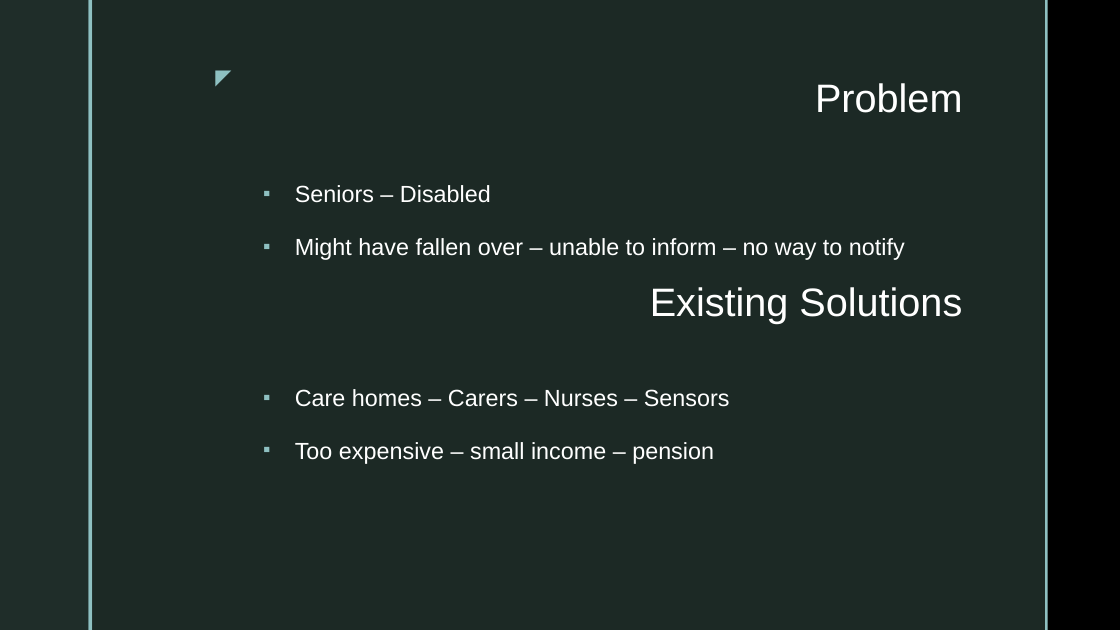
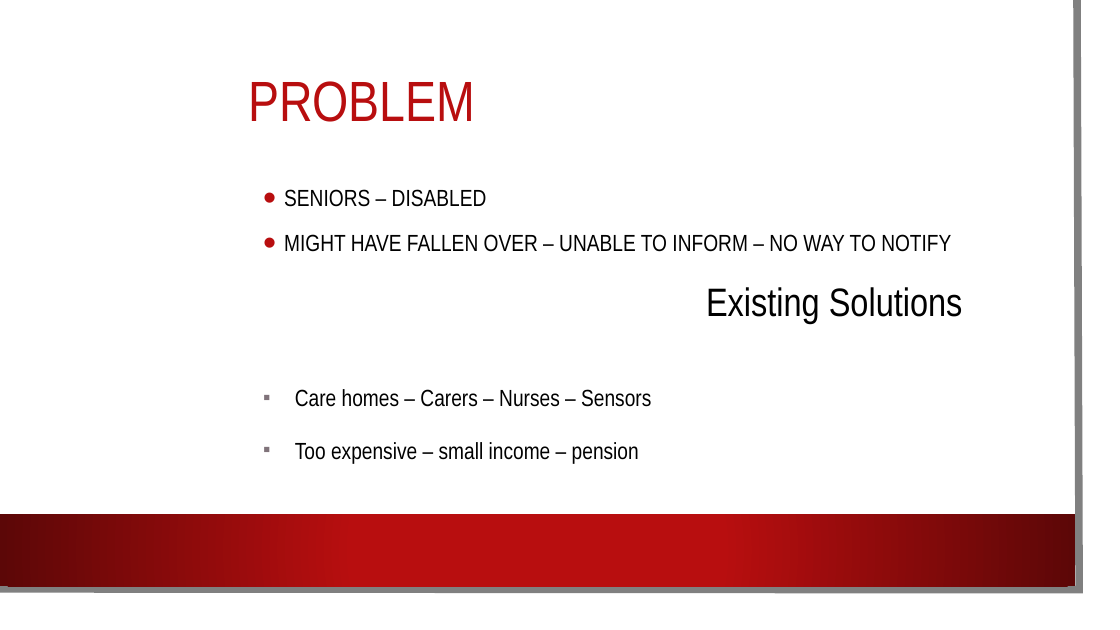
Before and after one commit to Shahzeb21/Dissertation, a slide deck: slide 2 of Research/Previous/EndOfTermPresentation.pptx. Drawn at 1120x630 pixels with LibreOffice and Linux fonts; fonts in the diff are those of the drawing; background and template pictures are left out. Boxes give left, top, right and bottom in pixels: in the first picture for what was removed or moved away, otherwise in the second. Text is boxed around its words. In the diff, an @@ line names an element or a change of style, - is before the commit and + after.

```diff
--- a/Research/Previous/EndOfTermPresentation.pptx
+++ b/Research/Previous/EndOfTermPresentation.pptx
@@ rectangle: place and size @@
-rectangle at bbox=[92, 0, 1045, 630]
+rectangle at bbox=[0, 0, 1101, 611]
@@ rectangle at bbox=[0, 0, 1101, 611]: fill #1F2D29 at 92% opacity to #FFFFFF; shadow on @@
@@ rectangle removed at bbox=[0, 0, 88, 630] @@
@@ freeform shape added at bbox=[0, 0, 1080, 590], outline #808080 6.5 pt @@
@@ rectangle removed at bbox=[88, 0, 92, 630] @@
@@ rectangle removed at bbox=[1045, 0, 1048, 630] @@
@@ text removed at bbox=[202, 59, 239, 92] @@
-◤
@@ title "PROBLEM" at bbox=[248, 81, 475, 122]: vertical alignment top to middle @@
@@ title at bbox=[248, 81, 475, 122]: text changed; size 34 to 48.6 pt; font Arial to Arial Narrow; text colour #FFFFFF to #B80E0F @@
-Problem
+PROBLEM
@@ text at bbox=[284, 189, 951, 252]: text changed; font Arial to Arial Narrow; text colour #FFFFFF to #000000 @@
-▪ Seniors – Disabled
-▪ Might have fallen over – unable to inform – no way to notify
+• SENIORS – DISABLED
+• MIGHT HAVE FALLEN OVER – UNABLE TO INFORM – NO WAY TO NOTIFY
@@ text "Existing Solutions" at bbox=[706, 287, 963, 324]: font Arial to Arial Narrow, text colour #FFFFFF to #000000 @@
@@ text "Care homes – Carers – ..." at bbox=[295, 389, 651, 464]: font Arial to Arial Narrow, text colour #FFFFFF to #000000; bullet colour #8EC0C1 to #80737A @@
@@ rectangle added at bbox=[0, 514, 1075, 586], fill gradient #B80E0F to #5C0707 @@
```
Also in this commit, not shown: 10 other slides changed, 7 other files.
